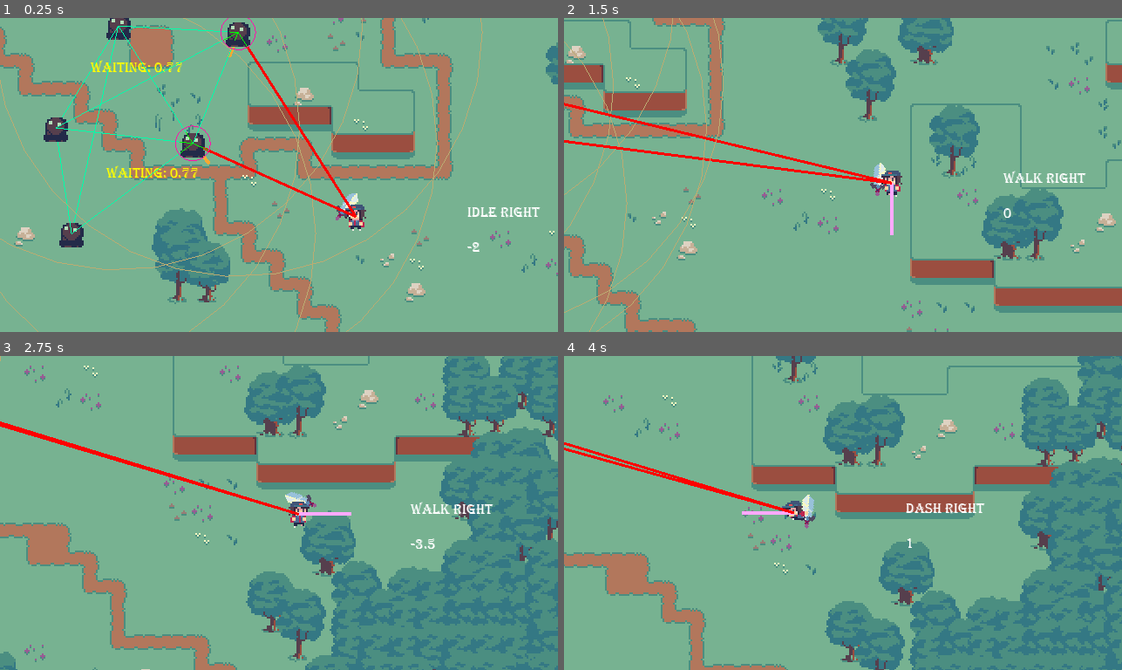
Above: before the commit, frames 1-4 (two rows, left to right).
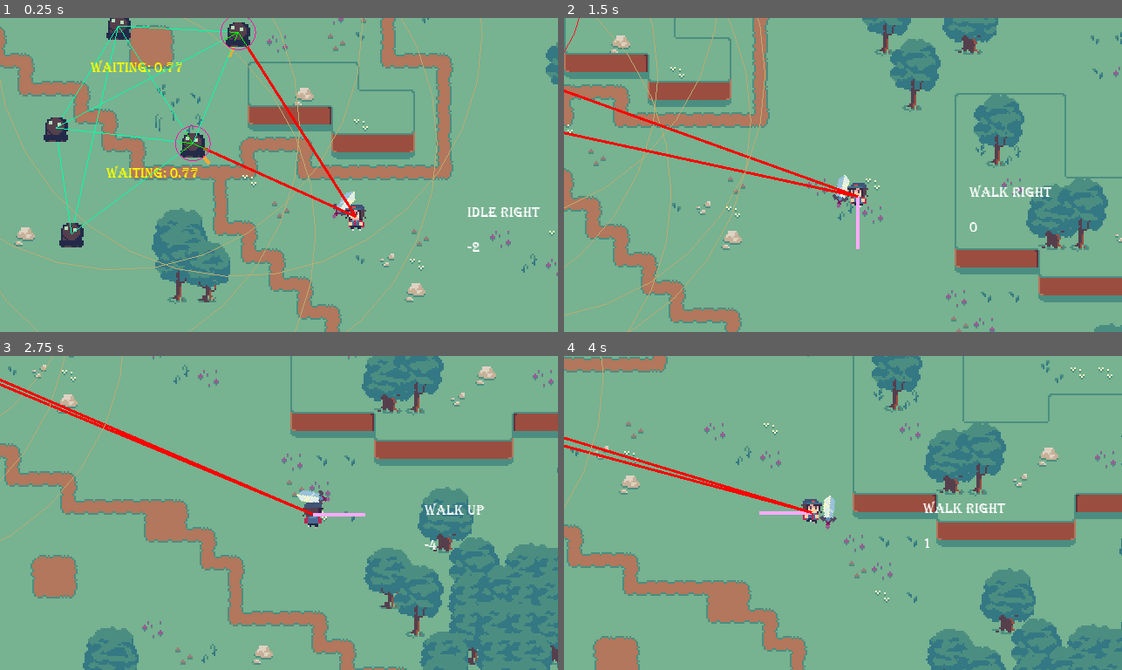
Above: after the commit, the same moments.

Repository: OceanBoy612/SimpleRPG
Game: Godot game, scene res://Code/Maps/Map1.tscn
Two runs of this game, one before a commit and one after it. Both use one fixed random seed, a clock stepped at 60 frames per second and the inputs below. The engine's default icon, where the game draws it, is replaced by a stand-in: a white triangle on a blue panel in a dark square.
Inputs (mouse positions are in pixels of both pictures, inside the frame that each line leads up to):
- Up to frame 1 (0.25 s): no input
- Up to frame 2 (1.5 s): tap Enter (ui_accept) at 0.5, 0.77, 0.8, 1.07, 1.35 s; move the mouse to (965, 159) at 0.52 s; hold Right (ui_right) 0.53-1.28 s; tap Shift (dash) at 0.6 s; click (965, 159) at 0.67 s; move the mouse to (731, 190) at 1.27 s; hold Down (ui_down) from 1.28 s (still down)
- Up to frame 3 (2.75 s): tap Enter (ui_accept) at 1.52, 1.82, 2.3 s; tap Shift (dash) at 1.55 s; move the mouse to (334, 443) at 2.02 s; release Down (ui_down) at 2.03 s; hold Right (ui_right) from 2.03 s (still down); click (334, 443) at 2.1 s
- Up to frame 4 (4 s): move the mouse to (815, 575) at 2.77 s; release Right (ui_right) at 2.78 s; hold Up (ui_up) 2.78-3.53 s; tap Shift (dash) at 2.85 s; click (815, 575) at 2.92 s; tap Enter (ui_accept) at 3.02, 3.32, 3.77, 3.8 s; move the mouse to (1010, 560) at 3.52 s; hold Left (ui_left) from 3.53 s (still down); hold E (interact) from 3.53 s (still down)

The runs differ from the first frame. In frame 1, 0.2% of the frame differs, in the area x 59-65%, y 55-65%; in frame 2, 32%; in frame 3, 43%, in the area x 0-100%, y 0-100%; in frame 4, 38%.

Commit message:
Adjusted sword position, and switched dash to shift.

Diff:
--- a/src/Code/Character Controller/Player.tscn
+++ b/src/Code/Character Controller/Player.tscn
@@ -133,7 +133,7 @@
 
 [sub_resource type="Curve2D" id=18]
 _data = {
-"points": PoolVector2Array( 4.04089, -1.77943, 0, 0, -44.4374, -1.08576, 0, 0, 0, 0, -38.1306, -1.82154, 0.175471, -2.45094, -0.175471, 2.45094, -34.1364, 1.75227, 0, 0, 0, 0, -38.8664, 9.11011 )
+"points": PoolVector2Array( 4.04089, -1.77943, 0, 0, -42.4403, -1.08582, 0, 0, 0, 0, -38.1306, -1.82154, 0.175471, -2.45094, -0.175471, 2.45094, -34.1364, 1.75227, 0, 0, 0, 0, -38.8664, 9.11011 )
 }
 
 [sub_resource type="RectangleShape2D" id=19]
@@ -187,8 +187,7 @@
 curve = SubResource( 18 )
 
 [node name="PathFollow2D" type="PathFollow2D" parent="Facing/Weapon/Path2D"]
-position = Vector2( -44.4374, -1.08576 )
-rotation = -0.152587
+position = Vector2( -41.8346, -1.15623 )
 loop = false
 
 [node name="WeaponSprite" type="AnimatedSprite" parent="Facing/Weapon/Path2D/PathFollow2D"]
--- a/src/Code/Character Controller/player_controller.gd
+++ b/src/Code/Character Controller/player_controller.gd
@@ -48,7 +48,7 @@
 		Weapon.run_attack()
 
 	# Check for rolling
-	var roll_pressed = Input.is_action_just_pressed("ui_accept")
+	var roll_pressed = Input.is_action_just_pressed("dash")
 	var no_side = (axis.x == 0 and axis.y != 0) or (axis.x != 0 and axis.y == 0)
 	if roll_pressed and state == MOVE and axis != Vector2.ZERO and no_side:
 		print(axis)
